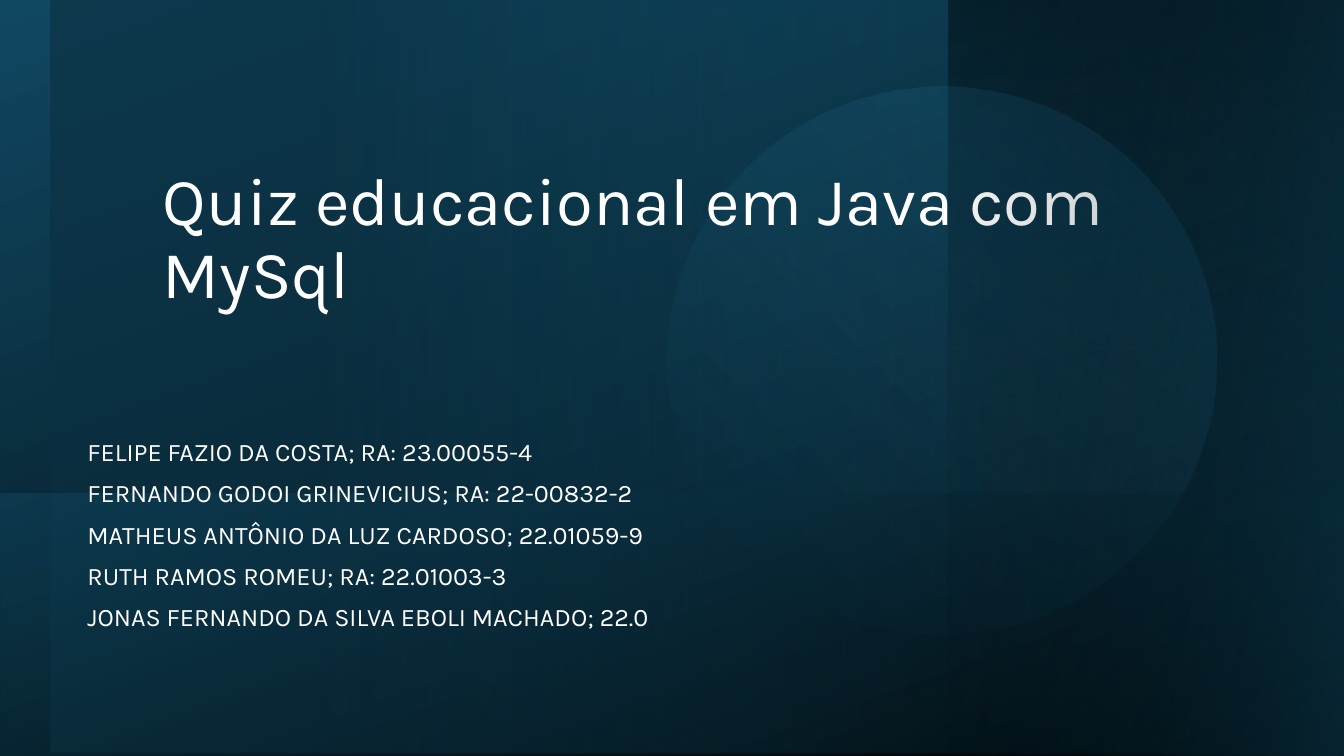
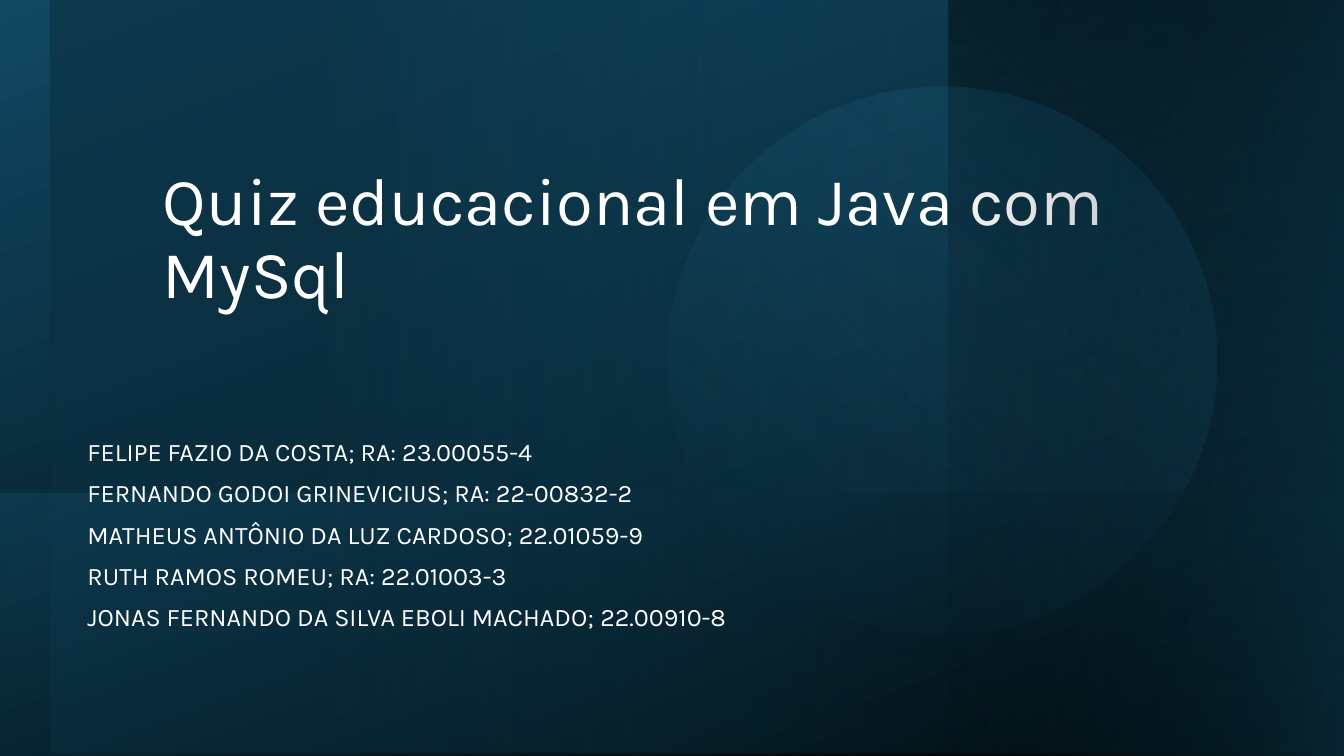
Before and after one commit to FFCfelps1/Projeto_Semestral_LP, a slide deck: slide 1 of Relatório&Apresentação/Quiz educacional em Java com MySql.pptx. Drawn at 1344x756 pixels with LibreOffice and Linux fonts; fonts in the diff are those of the drawing. Boxes give left, top, right and bottom in pixels: in the first picture for what was removed or moved away, otherwise in the second. Text is boxed around its words. In the diff, an @@ line names an element or a change of style, - is before the commit and + after.

```diff
--- a/Relatório&Apresentação/Quiz educacional em Java com MySql.pptx
+++ b/Relatório&Apresentação/Quiz educacional em Java com MySql.pptx
@@ subtitle at bbox=[87, 610, 726, 629]: text changed @@
-JONAS FERNANDO DA SILVA EBOLI MACHADO; 22.0
+JONAS FERNANDO DA SILVA EBOLI MACHADO; 22.00910-8
```
Also in this commit, not shown: 3 other files.
